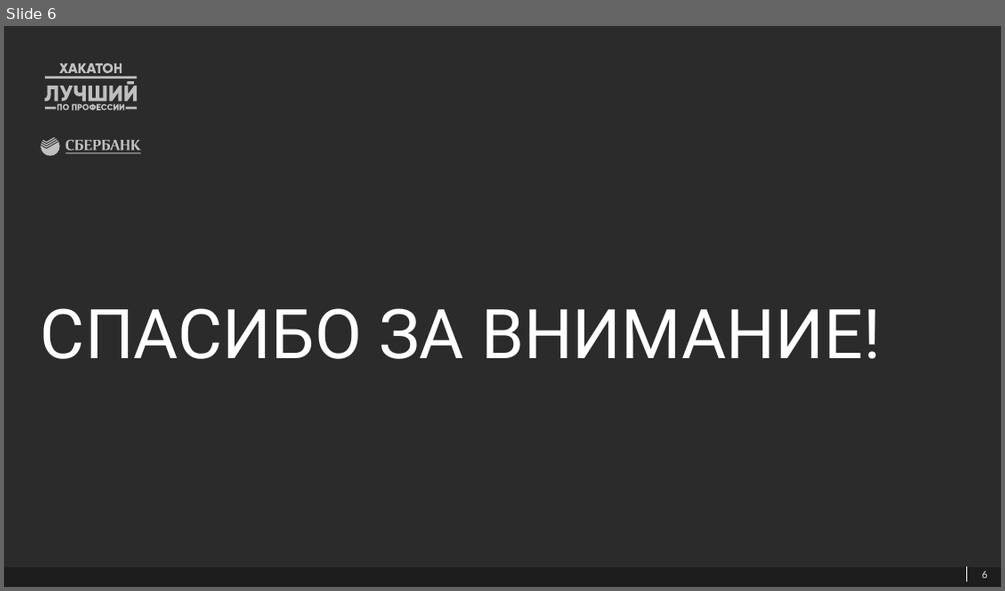
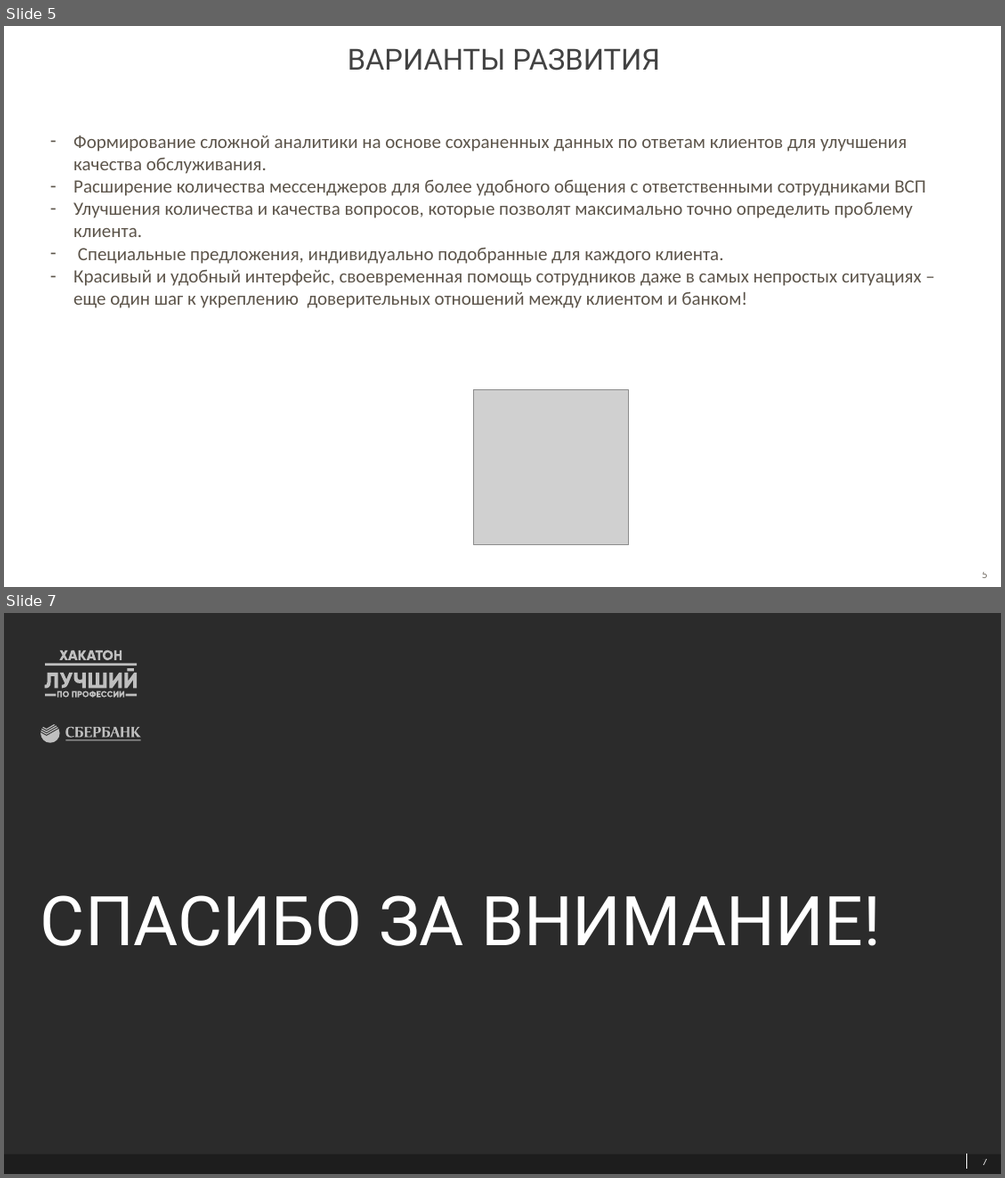
Before and after one commit to NozhkinNikita/sberkinator, a slide deck: Хакатон_УР.pptx. Shown one above the other, each under a label of ours: slide 6 before the commit, slides 5 and 7 after it; the slides between them are not shown. The pictures are 1005x591 and 1005x1178 pixels, drawn with LibreOffice and Linux fonts; fonts in the diff are those of the drawing; grey boxes stand for pictures; background and template pictures are left out; a plain dark background stands for a picture behind light text. Boxes give left, top, right and bottom in pixels: in the first picture for what was removed or moved away, otherwise in the second. Text is boxed around its words. In the diff, an @@ line names an element or a change of style, - is before the commit and + after.

```diff
--- a/Хакатон_УР.pptx
+++ b/Хакатон_УР.pptx
@@ slide 5 added at [4, 26, 1001, 587], background #FFFFFF; not listed: 1 template element that a slide beside it also shows @@
@@ title added at [348, 48, 660, 70], 28 pt, text #424242 @@
+ВАРИАНТЫ РАЗВИТИЯ
@@ text added at [73, 135, 926, 308], 18 pt, text #5D554B @@
+– Формирование сложной аналитики на основе сохраненных данных по ответам клиентов для улучшения качества обслуживания.
+– Расширение количества мессенджеров для более удобного общения с ответственными сотрудниками ВСП
+– Улучшения количества и качества вопросов, которые позволят максимально точно определить проблему клиента.
+– Специальные предложения, индивидуально подобранные для каждого клиента.
+– Красивый и удобный интерфейс, своевременная помощь сотрудников даже в самых непростых ситуациях – еще один шаг к укреплению доверительных отношений между клиентом и банком!
@@ picture added at [474, 390, 629, 545] @@
@@ page number added at [982, 572, 987, 578], 10.5 pt, text #5D554B at 83% opacity @@
+5
@@ what was slide 6 is now slide 7 @@
@@ page number at [982, 1159, 987, 1165]: text changed @@
-6
+7
```
Also in this commit, not shown: 1 slide changed.
